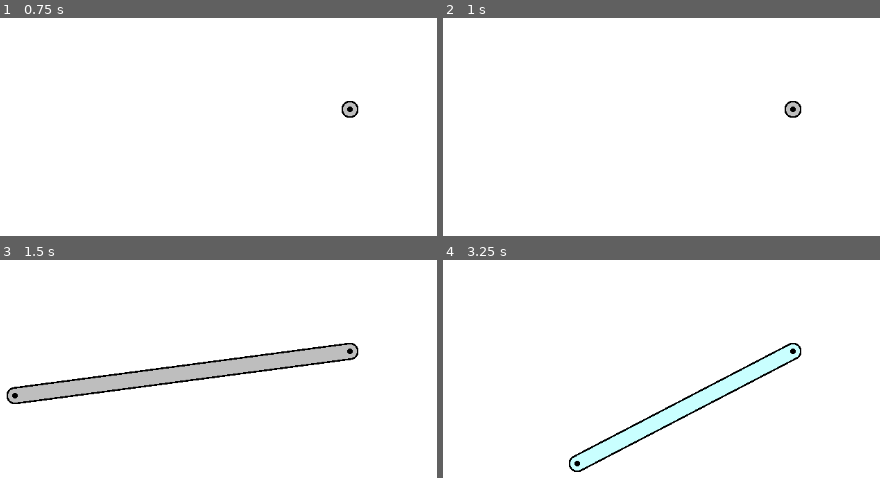
Above: before the commit, frames 1-4 (two rows, left to right).
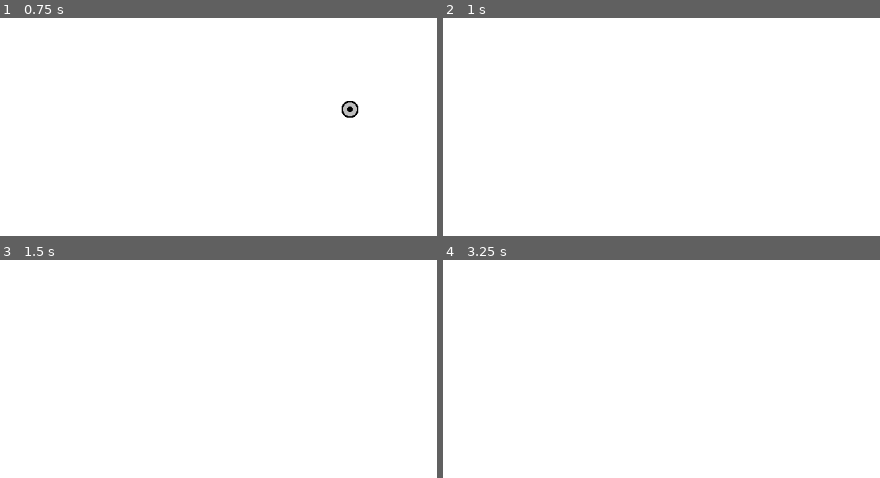
Above: after the commit, the same moments.

Repository: MDGSpace-SOC-D-2025/The-Torque-Awakens
Game: Godot game, scene res://scenes/trussdraw.tscn
The game is run twice, just before and just after one commit, with the same random seed, the same clock (stepped at 60 frames per second) and the same inputs.
Inputs (mouse positions are in pixels of both pictures, inside the frame that each line leads up to):
- Up to frame 1 (0.75 s): tap Enter at 0.5, 0.6 s; move the mouse to (349, 109) at 0.52 s; hold W from 0.53 s (still down); click (349, 109) at 0.67 s
- Up to frame 2 (1 s): keep holding W; tap Space at 0.77, 0.8 s
- Up to frame 3 (1.5 s): tap Space at 1.07, 1.25, 1.35 s; move the mouse to (13, 395) at 1.27 s; release W at 1.28 s; hold S from 1.28 s (still down)
- Up to frame 4 (3.25 s): tap Space at 1.52, 1.82, 2.3, 2.75, 3.02 s; tap Enter at 1.55, 2, 2.1, 3.05 s; move the mouse to (696, 275) at 2.02 s; release S at 2.03 s; hold W from 2.03 s (still down); move the mouse to (578, 462) at 2.77 s; tap M at 2.85 s; click (578, 462) at 2.92 s

Frame 1 is identical in both runs. In frame 2, 0.3% of the frame differs, in the area x 78-83%, y 38-46%; in frame 3, 6.6%, in the area x 1-83%, y 38-67%; in frame 4, 4.9%.

Commit message:
feat: Clear Screen Function added

Diff:
--- a/scenes/trussdraw.tscn
+++ b/scenes/trussdraw.tscn
@@ -40,6 +40,9 @@
 			current_mode = Mode.ADD_FORCES
 		if event.keycode == KEY_ENTER:
 			solve_truss()
+		if event.keycode == KEY_SPACE:
+			clear_all()
+			return
 	match current_mode:
 		Mode.DRAW_MEMBERS:
 			handle_member_drawing(event)
@@ -400,6 +403,18 @@
 		draw_texture_rect(tex, rect, false)
 		draw_set_transform(Vector2.ZERO, 0, Vector2.ONE)
 
+func clear_all():
+	line_data.clear()
+	node_supports.clear()
+	node_loads.clear()
+	member_forces.clear()
+	reaction_forces.clear()
+	is_drawing = false
+	is_grabbing = false
+	is_drawing_forces = false
+	current_mode = Mode.DRAW_MEMBERS
+	queue_redraw()
+
 
 func _process(_delta: float) -> void:
 	queue_redraw()
--- a/scripts/gd_statics.gd
+++ b/scripts/gd_statics.gd
@@ -76,10 +76,11 @@
 		elif event.keycode == KEY_F:
 			current_mode = Mode.FORCE
 			object_manager.clear_selection()
-
-		if event.keycode == KEY_ENTER:
+		elif event.keycode == KEY_ENTER:
 			contact_detector.detect_all_contacts()
 			solver.solve()
+		elif event.keycode == KEY_SPACE:
+			clear_everything()
 
 	match current_mode:
 		Mode.WALL:
@@ -95,5 +96,19 @@
 
 	queue_redraw()
 
+func clear_everything():
+	for obj in objects:
+		if is_instance_valid(obj.body):
+			obj.body.queue_free()
+	objects.clear()
+	for wall in walls:
+		if is_instance_valid(wall.body):
+			wall.body.queue_free()
+	walls.clear()
+	object_manager.clear_selection()
+	wall_manager.is_drawing = false
+	force_manager.is_drawing = false
+	queue_redraw()
+
 func _draw():
 	renderer.draw_all()
